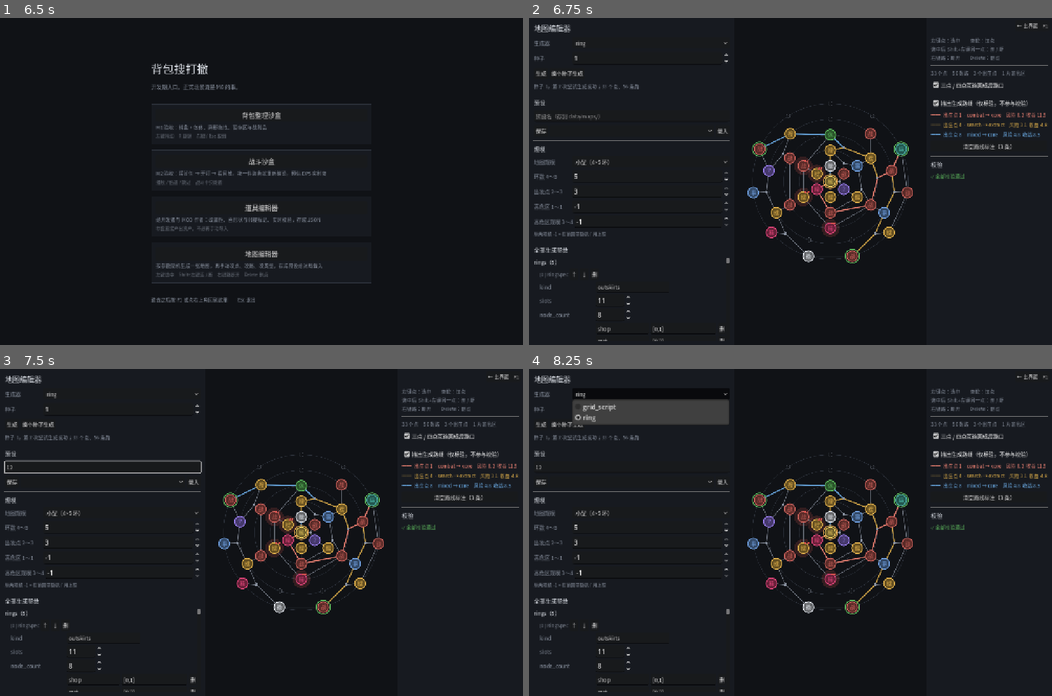
Above: before the commit, frames 1-4 (two rows, left to right).
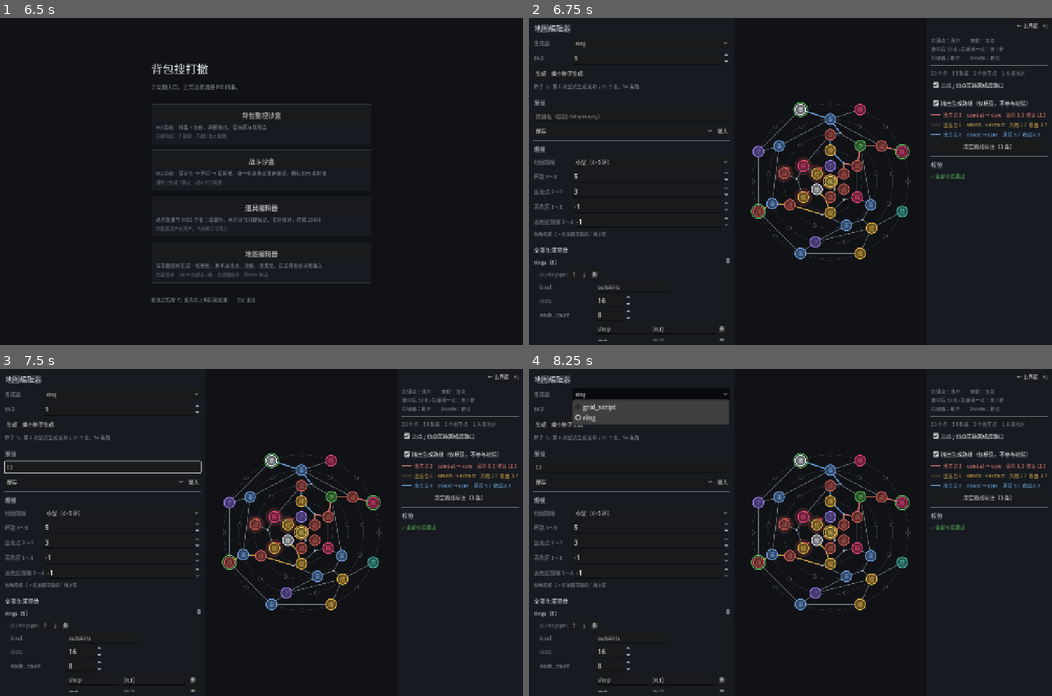
Above: after the commit, the same moments.

Repository: oZlUche/packsoudc
Game: Godot game, scene res://ui/launcher.tscn
Two runs of this game, one before a commit and one after it. Both use one fixed random seed, a clock stepped at 60 frames per second and the inputs below.
Inputs (mouse positions are in pixels of both pictures, inside the frame that each line leads up to):
- Up to frame 1 (6.5 s): click "背包整理沙盒" at 0.5 s; click "← 主界面 F1" at 1.25 s; click "战斗沙盒" at 2 s; click "← 主界面 F1" at 2.75 s; click "道具编辑器" at 3.5 s; click (230, 112) at 4.27 s; type "12" at 4.35 s; click (219, 148) at 4.5 s; type "12" at 4.58 s; click "← 主界面 F1" at 5 s; click "有未保存的改动 · 再按一次 F1 离开" at 5.75 s
- Up to frame 2 (6.75 s): click "地图编辑器" at 6.5 s
- Up to frame 3 (7.5 s): click (104, 467) at 7.27 s; type "12" at 7.35 s
- Up to frame 4 (8.25 s): click "ring" at 8 s

Frame 1 is identical in both runs. In frame 2, 4.0% of the frame differs, in the area x 13-99%, y 16-88%; in frame 3, 4.0%; in frame 4, 4.0%.

Commit message:
fix(map): 减节点数不减槽位 —— 作者指正
上一版把规模模板要的节点数落在了槽位上（6 环 14/11/9/6/6/6），作者指正：
不是降低槽位，是降低最后生成的节点数。槽位是几何（环的长度按半径算），
节点数是内容；缩槽位环就变短，减节点是环上稀疏，画出来不一样。

改成槽位照半径算不动、每环只填一部分（6 环 19/11 16/9 13/8 9/6 6/6 6/6，47 个点）。
稀疏之后三处跟着改：
- 点匀着放，不再「空槽连成 1～2 段弧」—— 25 个槽位放 6 个点，那样会挤成一团；
- 由内向外挑槽位，每个位置在一步之内挪到「内环有点正对着」的槽位上，不然没有向内的边；
- 同环的弧可以跨过至多 tangential_span_max（3）个空槽（5.4.1 本来就允许 1----1），
  再远就是空白区、环断开。同环边的长度上限改按它算，跨环 ±1 槽位不变。
_ring_next 统一了「这一环上挨着的下一个点」：候选边、横着挪、换乘弧、空间相邻都走它。

大型出发点先占 3（38 个槽位放 9 个点，4 条路线挤不开）。

4~12 环各 64 个种子全部成功，平均尝试 1.08~1.31（12 环 2.34）。
测试 2610 -> 2605 断言。

Co-Authored-By: Claude Fable 5.1 <noreply@anthropic.com>

Diff:
--- a/core/map/generators/map_scale_profile.gd
+++ b/core/map/generators/map_scale_profile.gd
@@ -61,6 +61,7 @@
 			Vector2i(45, 50), 4),
 		# 12 环 × 最少 6 个槽位就是 72 个点，节点数的下限不能比这低；
 		# 出发点 × 间隔也得放得进最外环（大图最外环也就十来个槽位）
-		make(&"large", "大型（占位）", Vector2i(9, 12), Vector2i(3, 4), Vector2i(1, 4), Vector2i(3, 9), Vector2i(2, 3),
+		# 出发点先占 3：12 环的图最外环 38 个槽位只放 9 个点，4 条路线挤不开
+		make(&"large", "大型（占位）", Vector2i(9, 12), Vector2i(3, 3), Vector2i(1, 4), Vector2i(3, 9), Vector2i(2, 3),
 			Vector2i(72, 90), 5, true),
 	] as Array[MapScaleProfile]
--- a/core/map/generators/ring_map_config.gd
+++ b/core/map/generators/ring_map_config.gd
@@ -70,6 +70,9 @@
 ## 跨环 = 把里面那个点按比例投到外面那环上（外环的槽位更细，拿它当尺子），正对着的那个 ± 这么多。
 ## 正对着空白区的点因此可以【没有】向内的边，它靠同环的弧连到别处
 @export var edge_max_slot_offset: int = 1
+## 同环挨着的两个点之间最多隔几个空槽还连弧（5.4.1 的 1----1）；
+## 隔得更远就是空白区，环在那里断开。节点数少于槽位数时（规模模板要的），空槽散在点与点之间
+@export var tangential_span_max: int = 3
 ## 同环相邻边被断开的概率。骨架边与换乘弧不受影响
 @export var tangential_break_chance: float = 0.35
 ## 每个节点向内连接的邻近节点数范围
@@ -183,40 +186,35 @@
 		var spec := RingSpec.new()
 		spec.kind = kinds[mini(i, kinds.size() - 1)]
 		rings.append(spec)
-	# 按规模模板要的节点数缩放槽位：先按半径算一遍，再整体乘一个系数。
-	# 系数对每环一样，所以「越靠里越短」不会被打乱；内环仍受 min_slots 兜底
+	# 槽位照半径算，不动 —— 环的长度是几何，不随节点数变。规模模板要的是【节点数】：
+	# 每环只填一部分槽位，空的连成空白弧。内环只有 min_slots 个槽位，填满也就那么几个，
+	# 减的份额落在外环；二分一个填充系数，让各环 max(min_slots, 槽位 × 系数) 的总和正好是要的
 	var p := scale()
 	if p != null and p.nodes.y > 0:
-		var by_radius: Array[int] = []
-		var total := 0
-		for i in ring_count_:
-			by_radius.append(slots_for_ring(ring_count_ - i))
-			total += by_radius[i]
-		var gaps := 3 * mini(2, ring_count_)      # 下面外圈要挖掉的空白
-		var want := (p.nodes.x + p.nodes.y) / 2 - 1 + gaps
-		# 系数不能直接用 want / total：内环被 min_slots 兜住之后不会跟着缩，
-		# 多出来的得从外环扣。二分找一个系数，让兜底之后的总数正好是要的
+		var want := (p.nodes.x + p.nodes.y) / 2 - 1     # 减掉核心
 		var lo := 0.0
 		var hi := 1.0
 		for _k in 24:
 			var mid := (lo + hi) / 2.0
 			var sum := 0
 			for i in ring_count_:
-				sum += maxi(min_slots, roundi(float(by_radius[i]) * mid))
+				var slots := slots_for_ring(ring_count_ - i)
+				sum += mini(slots, maxi(min_slots, roundi(float(slots) * mid)))
 			if sum < want:
 				lo = mid
 			else:
 				hi = mid
 		for i in ring_count_:
-			rings[i].slots = maxi(min_slots, roundi(float(by_radius[i]) * hi))
-	# 外圈各留一段空白弧 —— 参照示意图，环本来就可以断成几段。
-	# 只挖【真比 min_slots 长】的环：内圈本来就已经缩到下限了，
-	# 再挖就会比外圈还空，看着不像同心环
-	for i in mini(2, ring_count_):
-		var r := ring_count_ - i
-		var slots := slots_for_ring(r)
-		if slots > min_slots:
-			rings[i].node_count = maxi(min_slots, slots - 3)
+			var slots := slots_for_ring(ring_count_ - i)
+			rings[i].node_count = mini(slots, maxi(min_slots, roundi(float(slots) * hi)))
+	else:
+		# 没有规模模板：外圈各留一段空白弧 —— 参照示意图，环本来就可以断成几段。
+		# 只挖【真比 min_slots 长】的环：内圈本来就已经缩到下限了，再挖就比外圈还空
+		for i in mini(2, ring_count_):
+			var r := ring_count_ - i
+			var slots := slots_for_ring(r)
+			if slots > min_slots:
+				rings[i].node_count = maxi(min_slots, slots - 3)
 	# 把算出来的数写明白。0 的意思是「自动」（槽位按半径算、节点填满），
 	# 但编辑器里看到一排 0、图上却是十几个点，只会让人以为数据没对上
 	for i in ring_count_:
--- a/core/map/generators/ring_map_generator.gd
+++ b/core/map/generators/ring_map_generator.gd
@@ -65,6 +65,7 @@
 		# 这张图自己带着边长上限：校验、编辑器都从图上读，不必手上有配置
 		"edge_max_ring_offset": _cfg.edge_max_ring_offset,
 		"edge_max_slot_offset": _cfg.edge_max_slot_offset,
+		"edge_max_arc_span": _cfg.tangential_span_max,
 		"zone_rules": _rules().to_dict(),
 	}
 	_ring_slots = []
@@ -134,15 +135,26 @@
 	var count := _cfg.ring_count()
 	for _i in count:
 		_ring_slots.append({})
-	# 外→内
+	# 先由内向外挑每环填哪些槽位：外环的点要尽量落在内环某个点「正上方」附近，
+	# 不然边长上限之内没有向内的邻居，这个点就只能靠弧连到别处
+	var chosen: Array = []
+	chosen.resize(count + 1)
+	chosen[0] = [0] as Array[int]
+	for r in range(1, count + 1):
+		var spec := _cfg.spec_for_ring(r)
+		var slots := _cfg.slots_for_ring(r)
+		var inner_slots := _cfg.slots_for_ring(r - 1) if r > 1 else 1
+		var filled := _choose_filled_slots(slots, spec.node_count if spec != null else 0,
+			chosen[r - 1], inner_slots)
+		if filled.is_empty():
+			return false
+		chosen[r] = filled
+	# 再由外向内建点：id 按「外环先、槽位升序」递增，与加点顺序无关的确定性由 MapGraph 保证，
+	# 但 id 本身也得是确定的，不然同种子两次跑出来的存档对不上
 	for r in range(count, 0, -1):
 		var spec := _cfg.spec_for_ring(r)
-		var slots := _cfg.slots_for_ring(r)
-		var filled := _choose_filled_slots(slots, spec.node_count if spec != null else 0)
-		if filled.is_empty():
-			return false
 		var map := {}
-		for slot in filled:
+		for slot in (chosen[r] as Array[int]):
 			var n := MapNode.new()
 			n.id = _next_id
 			_next_id += 1
@@ -158,46 +170,79 @@
 			map[slot] = n.id
 		_ring_slots[r] = map
 		# 记下槽位数。从节点上推不出来：末尾几个槽位空着时，max(order)+1 比真实值小
-		(_graph.layout_meta["ring_slots"] as Dictionary)[r] = slots
+		(_graph.layout_meta["ring_slots"] as Dictionary)[r] = _cfg.slots_for_ring(r)
 	return true
 
 
 ## 在 slots 个槽位里挑出 want 个（0 或 ≥ slots = 全填）。
 ##
-## 空槽**连成 1～2 段连续的弧**，不是撒胡椒面式的随机缺口 ——
-## 参照示意图，一环本来就可以有一整段没有东西。
-func _choose_filled_slots(slots: int, want: int) -> Array[int]:
+## **匀着放**：按 slots / want 的步长绕环一圈，随机转一个角度；每个位置再在半步之内
+## 挪到「内环有点正对着」的槽位上（边长上限之内），这样它才有向内的边可连。
+## 空槽因此散在点与点之间；隔得超过 tangential_span_max 的地方弧就断了，那就是空白区 ——
+## 空白区是稀疏的结果，不是先挖再填。
+func _choose_filled_slots(slots: int, want: int, inner: Array[int], inner_slots: int) -> Array[int]:
 	var out: Array[int] = []
 	var n := slots if want <= 0 or want >= slots else want
-	var empty_total := slots - n
-	if empty_total <= 0:
+	if n >= slots:
 		for s in slots:
 			out.append(s)
 		return out
 
-	# 先在一条直线上排好「空 · 填 · 空 · 填」，再整体旋转一个随机角度。
-	# 两段空白因此天然分得开 —— 各挑一个随机起点的话它们会压在一起，
-	# 实际空出来的槽位比要的少，而那是不声不响的
-	var two := empty_total >= 2 and n >= 2 and _rng.randf() < 0.5
-	var gap_a := _rng.randi_range(1, empty_total - 1) if two else empty_total
-	var gap_b := empty_total - gap_a
-	var fill_a := n / 2 if two else n
-
-	var pattern: Array[bool] = []          # true = 有节点
-	for _k in gap_a:
-		pattern.append(false)
-	for _k in fill_a:
-		pattern.append(true)
-	for _k in gap_b:
-		pattern.append(false)
-	while pattern.size() < slots:
-		pattern.append(true)
-
-	var offset := _rng.randi_range(0, slots - 1)
+	# 内环各点投到本环上的位置（本环槽位为单位）
+	var anchors: Array[float] = []
+	for s in inner:
+		anchors.append(float(s) / float(maxi(1, inner_slots)) * float(slots))
+	var reach := float(_cfg.edge_max_slot_offset) + 0.5
+
+	var stride := float(slots) / float(n)
+	var offset := _rng.randf() * stride
+	var picked := {}
+	for k in n:
+		var ideal := offset + float(k) * stride
+		var base := posmod(roundi(ideal), slots)
+		var best := -1
+		var d := 0
+		# 先在半步之内找正对着内环点的槽位，找不到再放宽到一整步 —— 挪远一点总比没有向内的边好
+		while d <= floori(stride) and best < 0:
+			for sign in [1, -1]:
+				var s := posmod(base + sign * d, slots)
+				if picked.has(s) or not _anchored(s, anchors, reach, slots):
+					continue
+				best = s
+				break
+			d += 1
+		if best < 0:
+			# 一步之内没有正对着内环点的槽位：就放在理想位置，靠弧连到别处
+			best = base
+			var tries := 0
+			while picked.has(best) and tries < slots:
+				best = posmod(best + 1, slots)
+				tries += 1
+		picked[best] = true
 	for s in slots:
-		if pattern[posmod(s - offset, slots)]:
+		if picked.has(s):
 			out.append(s)
 	return out
+
+
+static func _anchored(slot: int, anchors: Array[float], reach: float, slots: int) -> bool:
+	for a in anchors:
+		var diff := fposmod(float(slot) - a, float(slots))
+		if minf(diff, float(slots) - diff) <= reach:
+			return true
+	return false
+
+
+## 第 r 环上从 slot 出发朝 dir 方向、在 tangential_span_max 个空槽之内的下一个有点的槽位；
+## 没有（那一边是空白区）返回 -1。
+func _ring_next(r: int, slot: int, dir: int) -> int:
+	var slots := maxi(1, _cfg.slots_for_ring(r))
+	var map: Dictionary = _ring_slots[r]
+	for k in range(1, mini(slots - 1, _cfg.tangential_span_max + 1) + 1):
+		var s := posmod(slot + dir * k, slots)
+		if map.has(s):
+			return s
+	return -1
 #endregion
 
 
@@ -432,8 +477,9 @@
 		var walk: Array[int] = []
 		var slot := int(node.layout["order"])
 		for _k in slots:
-			slot = posmod(slot + dir, slots)
-			if not map.has(slot) or _graph.get_node(int(map[slot])).zone != 0 					or _protected_nodes.has(int(map[slot])):
+			slot = _ring_next(r, slot, dir)
+			if slot < 0 or _graph.get_node(int(map[slot])).zone != 0 \
+					or _protected_nodes.has(int(map[slot])):
 				break       # 这一边被空白区、高危区或别的路线截断了 —— 横着挪不能挪到别人的路上去
 			walk.append(int(map[slot]))
 			var cands := _inward_candidates(int(map[slot]), to_ring)
@@ -506,7 +552,6 @@
 ## （安排的那一环 ± pivot_window，不必严格踩在那一环上）、这一次又还没换乘过 ——
 ## 直接把这两个点连起来当换乘，不再另外拉一整段换乘弧。
 func _try_adjacent_pivots(r: int, active: Array[int], paths: Array) -> void:
-	var slots := maxi(1, _cfg.slots_for_ring(r))
 	for pair in _route_pairs(paths.size()):
 		var i := int(pair[0])
 		var j := int(pair[1])
@@ -521,8 +566,8 @@
 			if a != b:
 				var sa := int(_graph.get_node(a).layout["order"])
 				var sb := int(_graph.get_node(b).layout["order"])
-				if _ring_dist(sa, sb, slots) != 1:
-					continue
+				if _ring_next(r, sa, 1) != sb and _ring_next(r, sa, -1) != sb:
+					continue        # 相邻 = 这一环上挨着的两个点（中间没有别的点，也没隔着空白区）
 				_protect_edge(a, b, &"tangential")
 				(_graph.layout_meta["pivot_links"] as Array).append([mini(a, b), maxi(a, b)])
 			_pivot_done[key] = true     # 落在同一个点上（合流）当然也算换乘过了
@@ -559,36 +604,34 @@
 func _protect_arc(r: int, slot_a: int, slot_b: int) -> void:
 	var slots := maxi(1, _cfg.slots_for_ring(r))
 	var forward := posmod(slot_b - slot_a, slots)
-	var backward := slots - forward
-	var dir := 1 if forward <= backward else -1
-	var span := mini(forward, backward)
+	var dir := 1 if forward <= slots - forward else -1
 	# 短的那段被空白区或高危区挡住了，就走长的那段；两头都不通才作罢
-	if not _arc_clear(r, slot_a, dir, span) and _arc_clear(r, slot_a, -dir, slots - span):
-		dir = -dir
-		span = slots - span
-	var slot_map: Dictionary = _ring_slots[r]
+	var path := _arc_path(r, slot_a, slot_b, dir)
+	if path.is_empty():
+		path = _arc_path(r, slot_a, slot_b, -dir)
+	if path.is_empty():
+		return
 	var prev := -1
-	for k in span + 1:
-		var slot := posmod(slot_a + dir * k, slots)
-		if not slot_map.has(slot) or _graph.get_node(int(slot_map[slot])).zone != 0:
-			# 两头都不通时走到这里：连不过去的那一段空着，已保护的部分留着，不强求
-			prev = -1
-			continue
-		var id := int(slot_map[slot])
+	for id in path:
 		_protected_nodes[id] = true
 		if prev >= 0:
 			_protect_edge(prev, id, &"tangential")
 		prev = id
 
 
-func _arc_clear(r: int, from_slot: int, dir: int, span: int) -> bool:
-	var slots := maxi(1, _cfg.slots_for_ring(r))
-	var slot_map: Dictionary = _ring_slots[r]
-	for k in span + 1:
-		var slot := posmod(from_slot + dir * k, slots)
-		if not slot_map.has(slot) or _graph.get_node(int(slot_map[slot])).zone != 0:
-			return false
-	return true
+## 沿第 r 环从 slot_a 朝 dir 走到 slot_b 经过的点（含两端）；中间断了（空白区、高危区）返回空。
+func _arc_path(r: int, slot_a: int, slot_b: int, dir: int) -> Array[int]:
+	var map: Dictionary = _ring_slots[r]
+	var out: Array[int] = [int(map[slot_a])]
+	var slot := slot_a
+	var guard := 0
+	while slot != slot_b and guard < map.size() + 1:
+		slot = _ring_next(r, slot, dir)
+		if slot < 0 or _graph.get_node(int(map[slot])).zone != 0:
+			return [] as Array[int]
+		out.append(int(map[slot]))
+		guard += 1
+	return out if slot == slot_b else [] as Array[int]
 #endregion
 
 
@@ -766,11 +809,10 @@
 	if r <= 0:
 		return out
 	var slot := int(n.layout["order"])
-	var slots := maxi(1, _cfg.slots_for_ring(r))
 	var map: Dictionary = _ring_slots[r]
 	for d in [-1, 1]:
-		var s := posmod(slot + d, slots)
-		if map.has(s) and not out.has(int(map[s])):
+		var s := _ring_next(r, slot, d)
+		if s >= 0 and not out.has(int(map[s])):
 			out.append(int(map[s]))
 	for rr in [r - 1, r + 1]:
 		if rr >= 1 and rr <= _cfg.ring_count():
@@ -839,8 +881,11 @@
 	var rb := int(graph.get_node(b).layout.get("ring", 0))
 	if absi(ra - rb) > max_ring:
 		return false
-	var slack := 0.0 if ra == rb else 0.5
-	return slot_offset(graph, a, b) <= float(max_slot) + slack
+	if ra == rb:
+		# 同环的弧可以跨过几个空槽（5.4.1 的 1----1）；上限跟着图走
+		var span := int(graph.layout_meta.get("edge_max_arc_span", 0))
+		return slot_offset(graph, a, b) <= float(span + 1)
+	return slot_offset(graph, a, b) <= float(max_slot) + 0.5
 #endregion
 
 
@@ -851,10 +896,11 @@
 	for r in range(1, count + 1):
 		var slots := maxi(1, _cfg.slots_for_ring(r))
 		var map: Dictionary = _ring_slots[r]
-		# 同环：只连【相邻槽位】—— 隔着空白区的两点不连，弧不跨空白
+		# 同环：连【挨着的两个点】—— 中间可以隔几个空槽（一段弧），
+		# 隔得超过 tangential_span_max 就是空白区，弧在那里断开
 		for slot in _sorted_keys(map):
-			var nxt := posmod(slot + 1, slots)
-			if slots > 1 and map.has(nxt) and slot != nxt \
+			var nxt := _ring_next(r, slot, 1)
+			if slots > 1 and nxt >= 0 and slot != nxt \
 					and _graph.edge_between(int(map[slot]), int(map[nxt])) == null:
 				_graph.connect_nodes(int(map[slot]), int(map[nxt]), &"tangential")
 		# 向内：次序最近的若干个
--- a/tests/test_ring_map_generator.gd
+++ b/tests/test_ring_map_generator.gd
@@ -17,6 +17,14 @@
 
 static func _ring_of(g: MapGraph, id: int) -> int:
 	return int(g.get_node(id).layout.get("ring", -1))
+
+
+static func _slot_taken(g: MapGraph, r: int, slot: int) -> bool:
+	for id in g.node_ids():
+		var lay := g.get_node(id).layout
+		if int(lay.get("ring", -1)) == r and int(lay.get("order", -1)) == slot:
+			return true
+	return false
 
 
 ## 按环分组：ring -> Array[node_id]
@@ -201,8 +209,14 @@
 		var slots := cfg.slots_for_ring(ra)
 		var sa := int(g.get_node(e.from_id).layout["order"])
 		var sb := int(g.get_node(e.to_id).layout["order"])
-		if mini(posmod(sa - sb, slots), posmod(sb - sa, slots)) != 1:
-			return "切向边跨过了空白区：第 %d 环 %d↔%d" % [ra, sa, sb]
+		var dist := mini(posmod(sa - sb, slots), posmod(sb - sa, slots))
+		if dist > cfg.tangential_span_max + 1:
+			return "切向边跨过了空白区：第 %d 环 %d↔%d 隔 %d 格" % [ra, sa, sb, dist]
+		# 挨着的两个点之间不该还有别的点
+		var dir := 1 if posmod(sb - sa, slots) == dist else -1
+		for k in range(1, dist):
+			if _slot_taken(g, ra, posmod(sa + dir * k, slots)):
+				return "切向边跨过了别的点：第 %d 环 %d↔%d" % [ra, sa, sb]
 
 	return ""
 #endregion
@@ -396,7 +410,9 @@
 
 	var cfg := RingMapConfig.sample(5)
 	var slots := cfg.slots_for_ring(cfg.ring_count())
-	# 能放下的最大间隔：槽位数 / 出生点数（先把空白区去掉，免得碰运气）
+	# 能放下的最大间隔：槽位数 / 出生点数（先把最外环填满，免得碰运气）。
+	# 填满之后点数超出规模模板的范围，所以把模板拿掉
+	cfg.scales = [] as Array[MapScaleProfile]
 	cfg.rings[0].node_count = 0
 	cfg.entry_min_gap = slots / cfg.entry_count
 	var g := _gen().generate(cfg, 11)
@@ -654,35 +670,35 @@
 
 
 static func run_gaps(t: TestCase) -> void:
-	t.begin("环形生成器 · 空白区连成整段")
-
-	# 一个环，18 个槽位只放 12 个点 —— 空出来的 6 个该连成 1～2 段，不是撒胡椒面
+	t.begin("环形生成器 · 节点少于槽位时匀着放，弧不跨空白区")
+
+	# 一个环，18 个槽位只放 6 个点：点该匀着散在一圈上，不是挤在一段里
 	var cfg := RingMapConfig.sample(2)
+	cfg.scales = [] as Array[MapScaleProfile]
 	cfg.rings[0].slots = 18
-	cfg.rings[0].node_count = 12
+	cfg.rings[0].node_count = 6
 	cfg.entry_count = 2
 	cfg.zone_spec = null
 
-	var runs_seen: Array[int] = []
+	var made := 0
 	for s in 16:
 		var g := _gen().generate(cfg, s)
 		if g == null:
 			continue
-		var filled := {}
+		made += 1
+		var filled: Array[int] = []
 		for id in g.node_ids():
 			if _ring_of(g, id) == 2:
-				filled[int(g.get_node(id).layout["order"])] = true
-		t.eq(filled.size(), 12, "第 2 环放了 12 个点（种子 %d）" % s)
-
-		# 数一数空槽连成几段
-		var runs := 0
-		for slot in 18:
-			if not filled.has(slot) and filled.has(posmod(slot - 1, 18)):
-				runs += 1
-		runs_seen.append(runs)
-		t.check(runs >= 1 and runs <= 2,
-			"空槽连成 %d 段（种子 %d）—— 该是 1～2 段整弧，不是零散缺口" % [runs, s])
-	t.check(runs_seen.size() > 0, "至少跑成了一次")
+				filled.append(int(g.get_node(id).layout["order"]))
+		filled.sort()
+		t.eq(filled.size(), 6, "第 2 环放了 6 个点（种子 %d）" % s)
+		# 最长的空段不超过步长的两倍：匀着放，允许为了对上内环挪半步
+		var worst := 0
+		for i in filled.size():
+			var nxt: int = filled[(i + 1) % filled.size()]
+			worst = maxi(worst, posmod(nxt - filled[i], 18) - 1)
+		t.check(worst <= 18 / 6 * 2, "最长空段 %d 格，不该挤成一团（种子 %d）" % [worst, s])
+	t.check(made > 0, "至少跑成了一次")
 
 
 static func run_pivots(t: TestCase) -> void:
Not shown, changed: docs/architecture.md
Not shown, changed: docs/reports/040-scale-nodes-and-extract-gap.md
